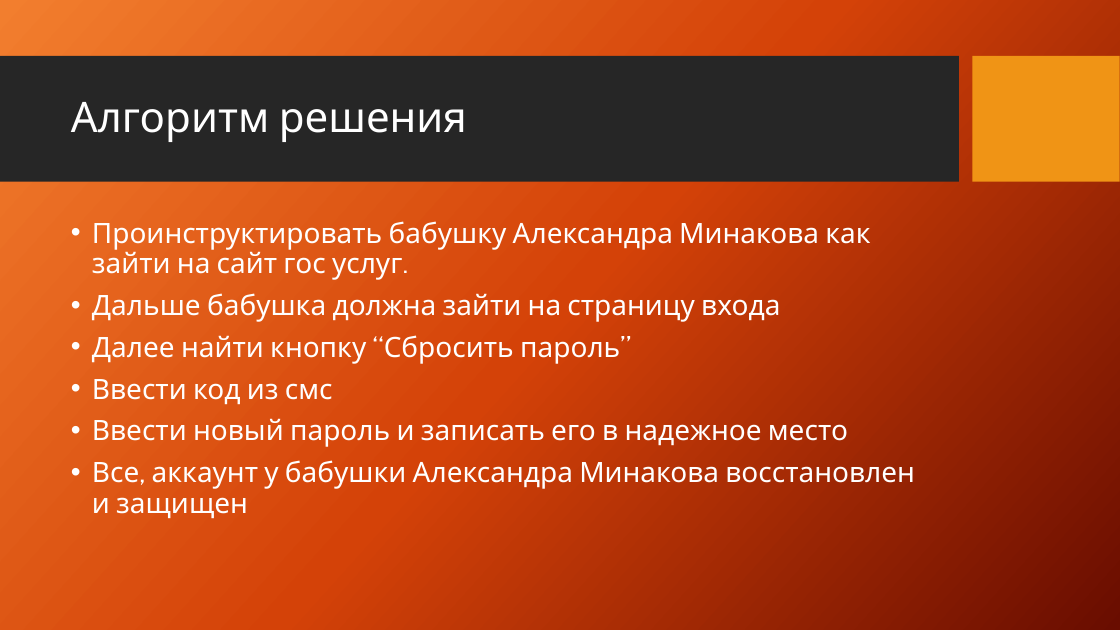
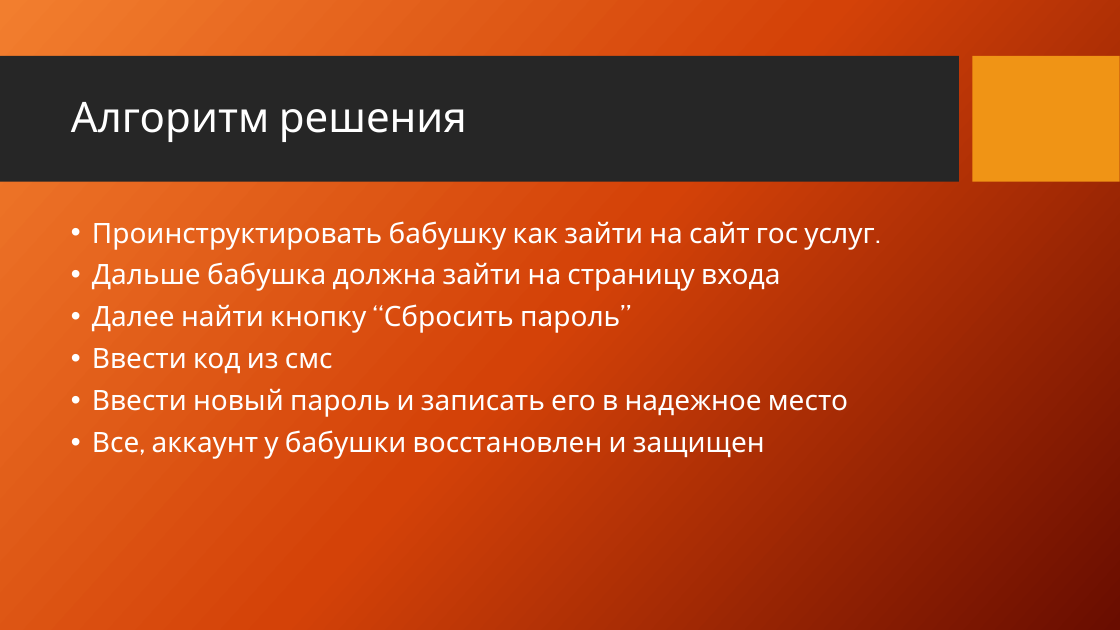
Before and after one commit to KS54-Teachment/DigitalSupport-Team-EzKolobok, a slide deck: slide 5 of presentations/Кейс.pptx. Drawn at 1120x630 pixels with LibreOffice and Linux fonts; fonts in the diff are those of the drawing; background and template pictures are left out. Boxes give left, top, right and bottom in pixels: in the first picture for what was removed or moved away, otherwise in the second. Text is boxed around its words. In the diff, an @@ line names an element or a change of style, - is before the commit and + after.

Commit message:
presentation update

```diff
--- a/presentations/Кейс.pptx
+++ b/presentations/Кейс.pptx
@@ text at [92, 221, 874, 250]: text changed @@
-• Проинструктировать бабушку Александра Минакова как зайти на сайт гос услуг.
+• Проинструктировать бабушку как зайти на сайт гос услуг.
@@ text at [92, 430, 765, 459]: text changed @@
-• Все, аккаунт у бабушки Александра Минакова восстановлен и защищен
+• Все, аккаунт у бабушки восстановлен и защищен
```
Also in this commit, not shown: 1 other slide changed, 1 slide added.
